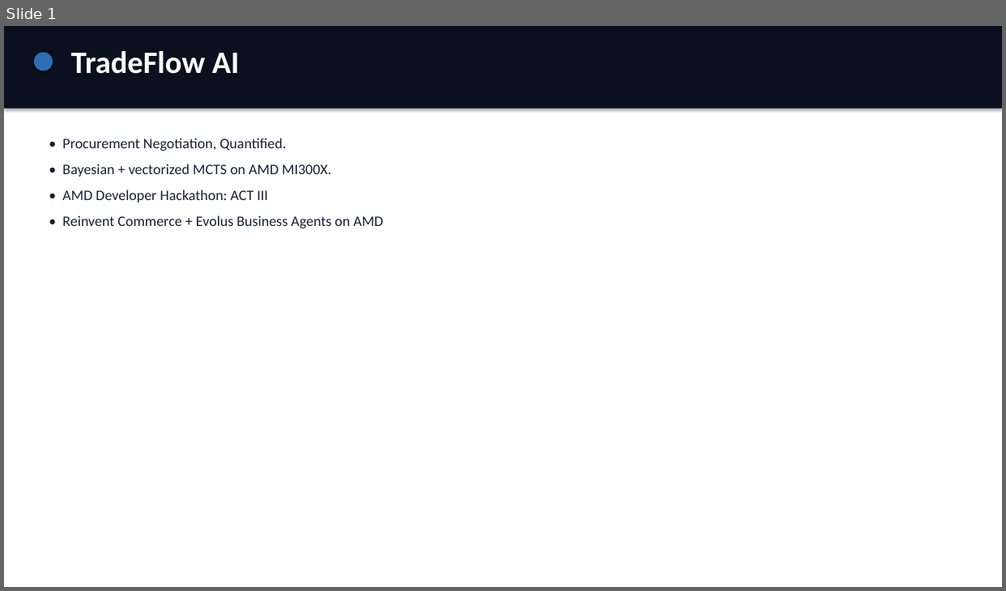
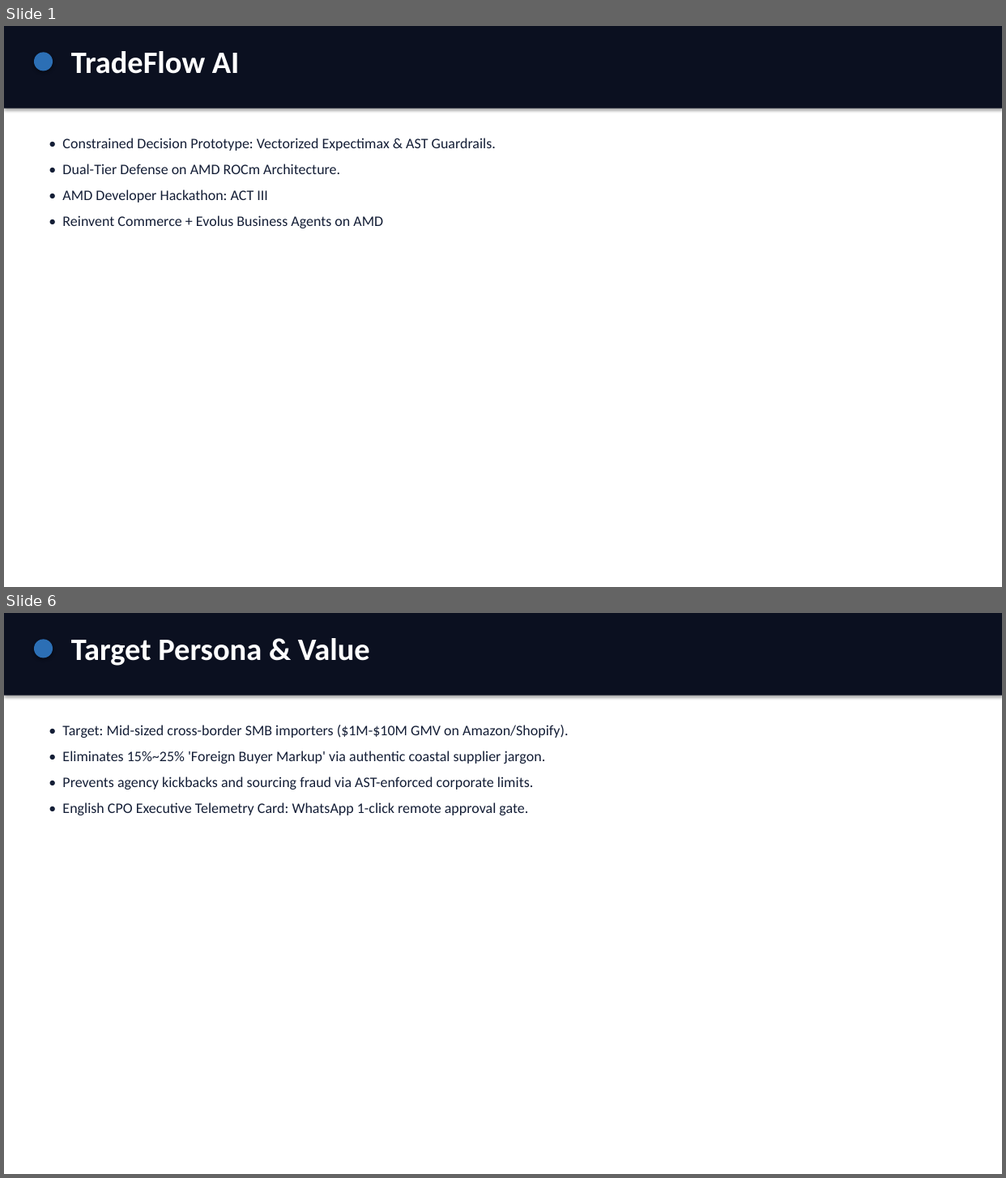
Before and after one commit to Fu93/tradeflow-ai, a slide deck: results/pitch.pptx. Shown one above the other, each under a label of ours: slide 1 before the commit, slides 1 and 6 after it; the slides between them are not shown. The pictures are 1006x591 and 1006x1178 pixels, drawn with LibreOffice and Linux fonts; fonts in the diff are those of the drawing. Boxes give left, top, right and bottom in pixels: in the first picture for what was removed or moved away, otherwise in the second. Text is boxed around its words. In the diff, an @@ line names an element or a change of style, - is before the commit and + after.

```diff
--- a/results/pitch.pptx
+++ b/results/pitch.pptx
@@ slide 6 added at (4,613,1002,1174), background #FFFFFF @@
@@ rectangle added at (4,613,1002,696), fill #0B1020 @@
@@ ellipse added at (34,639,53,658), fill #2C6FB5 @@
@@ text added at (71,638,370,666), 30 pt, text #FFFFFF, bold @@
+Target Persona & Value
@@ text added at (62,725,568,815), 14 pt, text #141E36 @@
+• Target: Mid-sized cross-border SMB importers ($1M-$10M GMV on Amazon/Shopify).
+• Eliminates 15%~25% 'Foreign Buyer Markup' via authentic coastal supplier jargon.
+• Prevents agency kickbacks and sourcing fraud via AST-enforced corporate limits.
+• English CPO Executive Telemetry Card: WhatsApp 1-click remote approval gate.
@@ slide 1 changed as well @@
@@ text at (62,138,496,174): text changed @@
-• Procurement Negotiation, Quantified.
-• Bayesian + vectorized MCTS on AMD MI300X.
+• Constrained Decision Prototype: Vectorized Expectimax & AST Guardrails.
+• Dual-Tier Defense on AMD ROCm Architecture.
```
Also in this commit, not shown: 5 other slides changed, 3 other slides added, 4 slides removed, 2 other files.
